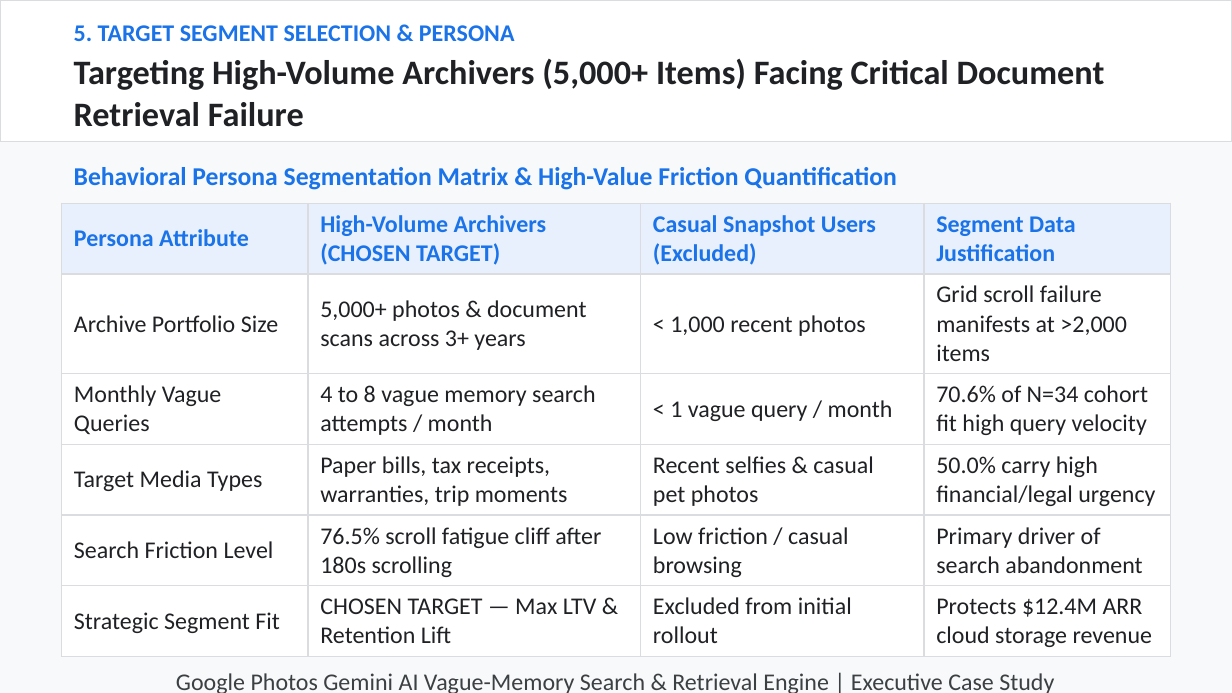
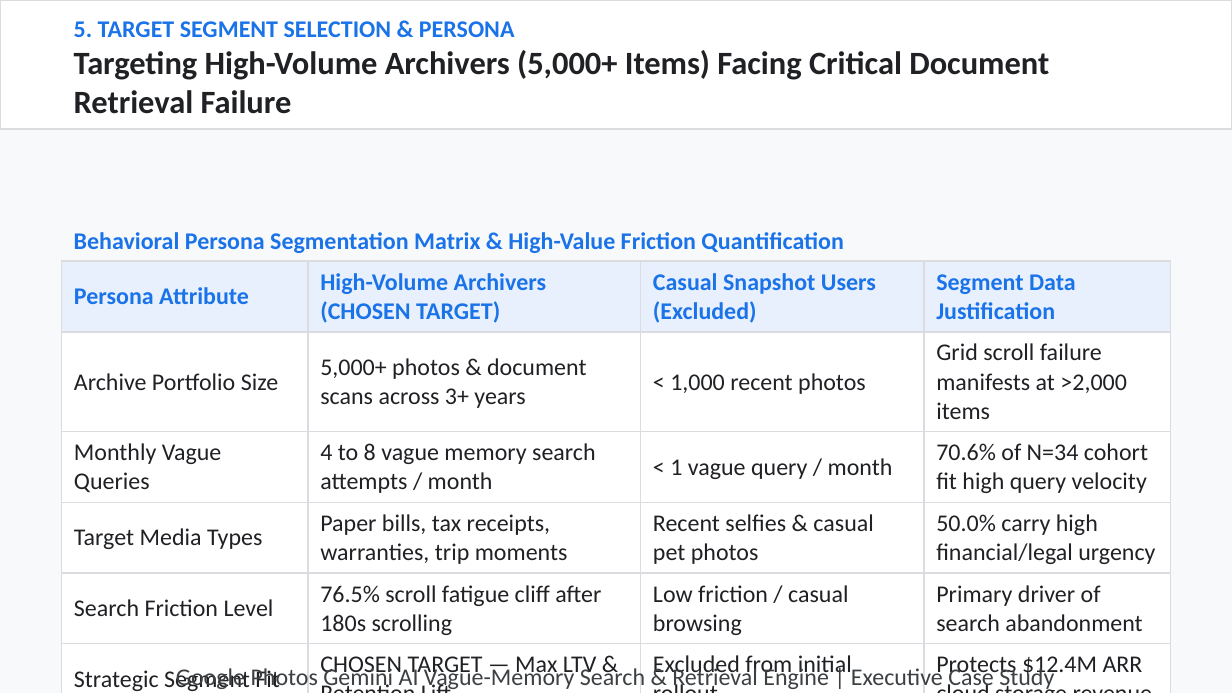
Before and after one commit to hatakekakashi05/google-photos-vague-memory-, a slide deck: slide 5 of output/NL_GooglePhotos.pptx. Drawn at 1232x693 pixels with LibreOffice and Linux fonts; fonts in the diff are those of the drawing. Boxes give left, top, right and bottom in pixels: in the first picture for what was removed or moved away, otherwise in the second. Text is boxed around its words. In the diff, an @@ line names an element or a change of style, - is before the commit and + after.

Commit message:
Add 3 executive metric callout cards per slide above tables in presentation deck

```diff
--- a/output/NL_GooglePhotos.pptx
+++ b/output/NL_GooglePhotos.pptx
@@ rectangle: place and size @@
-rectangle at [0,0,1232,142]
+rectangle at [0,0,1232,129]
@@ text "5. TARGET SEGMENT SELECTION & ...": place and size @@
-text "5. TARGET SEGMENT SELECTION & ..." at [74,25,515,41]
+text "5. TARGET SEGMENT SELECTION & ..." at [74,21,515,37]
@@ text "Targeting High-Volume Archivers (5,000+ Items) ...": place and size @@
-text "Targeting High-Volume Archivers (5,000+ Items) ..." at [74,59,1105,127]
+text "Targeting High-Volume Archivers (5,000+ Items) ..." at [74,50,1049,114]
@@ text "Targeting High-Volume Archivers (5,000+ Items) ..." at [74,50,1049,114]: size 20 to 19 pt @@
@@ text "Behavioral Persona Segmentation Matrix & ...": place and size @@
-text "Behavioral Persona Segmentation Matrix & ..." at [74,167,896,190]
+text "Behavioral Persona Segmentation Matrix & ..." at [74,232,843,253]
@@ text "Behavioral Persona Segmentation Matrix & ..." at [74,232,843,253]: size 15 to 14 pt @@
@@ table: place and size @@
-table at [62,203,1170,651]
+table at [62,261,1170,693]
@@ text "Google Photos Gemini AI Vague-Memory ..." rewrapped from [176,673,1054,693] to [176,665,1054,692] @@
```
Also in this commit, not shown: 9 other slides changed, 2 other files.
